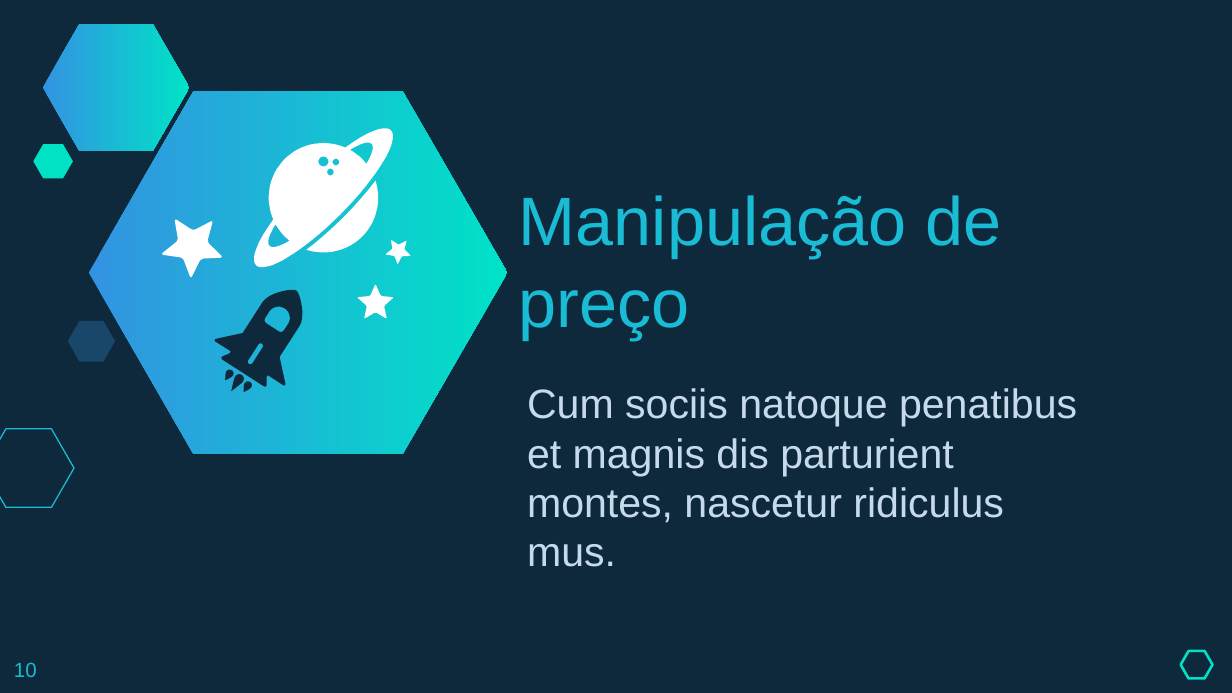
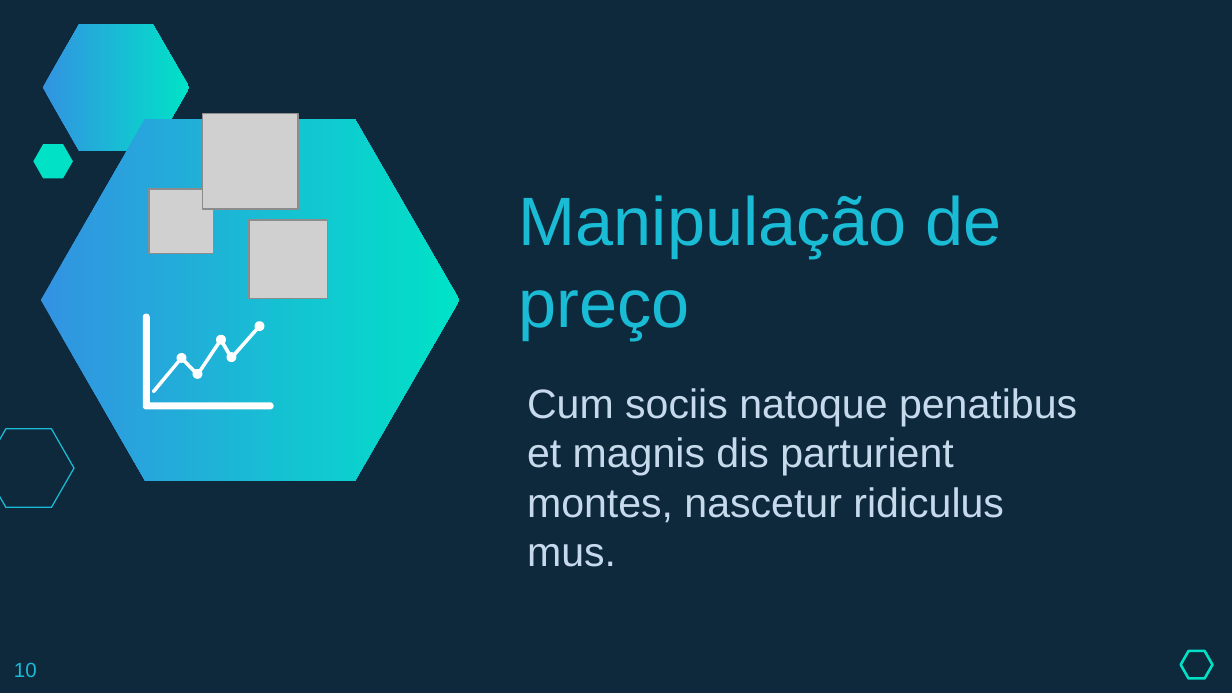
Before and after one commit to dmfrodrigues/feup-pf-proj, a slide deck: slide 10 of apresentacao/apresentacao_grupo_4.pptx. Drawn at 1232x693 pixels with LibreOffice and Linux fonts; fonts in the diff are those of the drawing; grey boxes stand for pictures. Boxes give left, top, right and bottom in pixels: in the first picture for what was removed or moved away, otherwise in the second. Text is boxed around its words. In the diff, an @@ line names an element or a change of style, - is before the commit and + after.

```diff
--- a/apresentacao/apresentacao_grupo_4.pptx
+++ b/apresentacao/apresentacao_grupo_4.pptx
@@ freeform shape at (x1=43, y1=23, x2=190, y2=150): rotation 90 to 0 degrees @@
@@ freeform shape at (x1=41, y1=118, x2=460, y2=480): rotation 270 to 0 degrees; outline redrawn @@
@@ picture added at (x1=202, y1=113, x2=298, y2=209) @@
@@ freeform shape removed at (x1=254, y1=128, x2=393, y2=267) @@
@@ picture added at (x1=149, y1=190, x2=213, y2=254) @@
@@ freeform shape removed at (x1=307, y1=181, x2=378, y2=253) @@
@@ picture added at (x1=249, y1=221, x2=328, y2=299) @@
@@ freeform shape removed at (x1=382, y1=234, x2=416, y2=268) @@
@@ hexagon removed at (x1=163, y1=297, x2=254, y2=376) @@
@@ freeform shape added at (x1=163, y1=297, x2=254, y2=376), outline #184769 6.01 pt @@
@@ freeform shape removed at (x1=359, y1=285, x2=393, y2=318) @@
@@ hexagon removed at (x1=68, y1=320, x2=115, y2=361) @@
@@ freeform shape added at (x1=68, y1=320, x2=115, y2=361), fill #184769 @@
@@ freeform shape at (x1=143, y1=314, x2=274, y2=410): fill #0E293C to #FFFFFF; rotation 347 to 0 degrees; outline redrawn @@
@@ freeform shape at (x1=152, y1=322, x2=264, y2=393): rotation 38 to 0 degrees; outline redrawn @@
@@ freeform shape removed at (x1=223, y1=369, x2=235, y2=380) @@
@@ freeform shape removed at (x1=228, y1=373, x2=245, y2=391) @@
@@ freeform shape removed at (x1=242, y1=381, x2=253, y2=393) @@
```
Also in this commit, not shown: 22 other slides changed, 2 slides removed.
